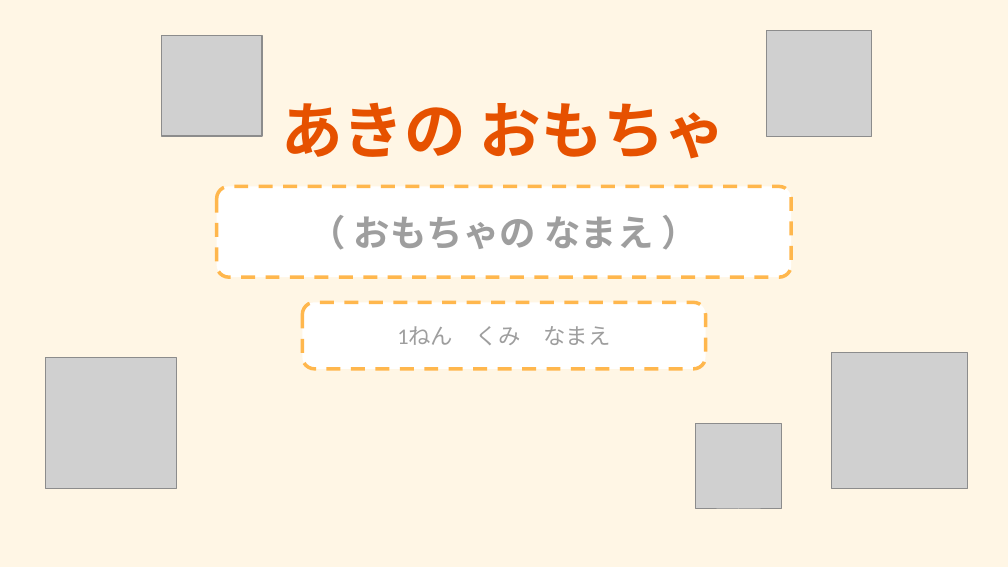
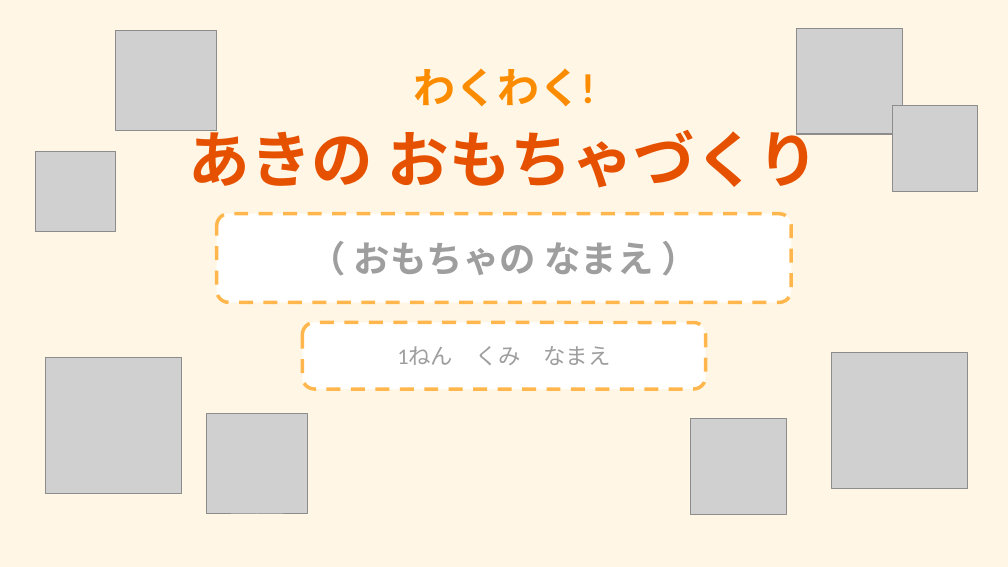
Before and after one commit to Erica-sensei/happyo-maker, a slide deck: slide 2 of canva/aki-omocha-template.pptx. Drawn at 1008x567 pixels with LibreOffice and Linux fonts; fonts in the diff are those of the drawing; grey boxes stand for pictures. Boxes give left, top, right and bottom in pixels: in the first picture for what was removed or moved away, otherwise in the second. Text is boxed around its words. In the diff, an @@ line names an element or a change of style, - is before the commit and + after.

```diff
--- a/canva/aki-omocha-template.pptx
+++ b/canva/aki-omocha-template.pptx
@@ picture: place and size @@
-picture at [766, 30, 872, 136]
+picture at [796, 28, 902, 134]
@@ picture: place and size @@
-picture at [161, 35, 262, 136]
+picture at [116, 30, 217, 131]
@@ text added at [413, 68, 595, 107], 30 pt, text #FB8C00, bold @@
+わくわく!
@@ text at [189, 119, 818, 188]: text changed @@
-あきの おもちゃ
+あきの おもちゃづくり
@@ picture added at [892, 106, 978, 192] @@
@@ picture added at [35, 151, 116, 232] @@
@@ rounded rectangle: place and size @@
-rounded rectangle at [217, 186, 791, 277]
+rounded rectangle at [217, 214, 791, 302]
@@ rounded rectangle at [217, 214, 791, 302]: proportions changed @@
@@ text "（ おもちゃの なまえ ）": place and size @@
-text "（ おもちゃの なまえ ）" at [354, 216, 653, 249]
+text "（ おもちゃの なまえ ）" at [354, 242, 653, 275]
@@ rounded rectangle: place and size @@
-rounded rectangle at [302, 302, 706, 369]
+rounded rectangle at [302, 323, 706, 389]
@@ text "1ねん くみ なまえ": place and size @@
-text "1ねん くみ なまえ" at [397, 326, 610, 345]
+text "1ねん くみ なまえ" at [397, 346, 610, 365]
@@ picture: place and size @@
-picture at [45, 358, 176, 489]
+picture at [45, 358, 181, 494]
@@ picture added at [207, 413, 307, 514] @@
@@ picture: place and size @@
-picture at [696, 423, 781, 509]
+picture at [690, 418, 786, 514]
```
Also in this commit, not shown: 1 other slide changed, 1 other file.
